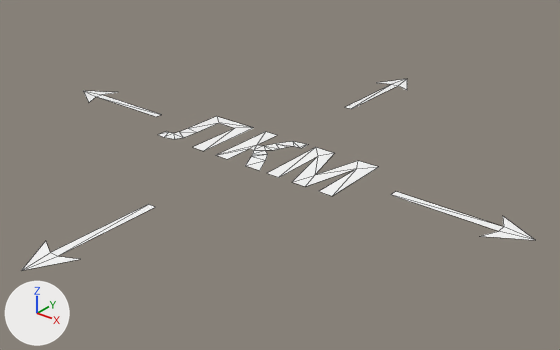
The FBX model Assets/SiberianJam/Assets/Meshes/Tips/SM_LKM.fbx as it was, and as the next commit left it.
One viewpoint serves both versions: a 50 mm lens placed at (1.77, -2.11, 1.25), pointed at (0.08, 0.01, -0.07). The axes (+X, +Y, +Z) are drawn at lower left. The lights are the same throughout. The picture after the commit comes second. Mesh edges are drawn as thin lines. Where no turn or scale is listed for an object, it has been applied to the vertices.

Objects in the first picture: 'SM_LKM'.
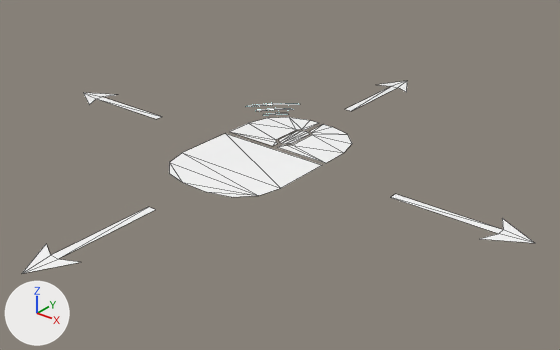
Pixel boxes [x1, y1, x2, y2] of what changed, in the pictures (560 x 350 px; the box of a moved part takes in the faces that stretch with it):
'SM_LKM', reshaped, moved: before [21, 79, 535, 271]; after [22, 81, 535, 273]
part 1 of me_mesh, moved or reshaped: before [84, 91, 162, 117]; after [84, 93, 161, 119]
part 2 of me_mesh, moved or reshaped: before [391, 192, 535, 240]; after [390, 194, 535, 243]
part 3 of me_mesh, moved or reshaped: before [346, 79, 407, 109]; after [345, 81, 407, 111]
part 4 of me_mesh, moved or reshaped: before [21, 204, 155, 271]; after [22, 207, 155, 273]
part 5 of me_mesh, added: after [230, 117, 318, 146]
part 6 of me_mesh, added: after [278, 124, 352, 163]
part 7 of me_mesh, deleted: before [159, 116, 253, 151]
part 8 of me_mesh, deleted: before [268, 147, 378, 196]
part 9 of me_mesh, moved or reshaped: before [216, 132, 308, 171]; after [169, 103, 321, 197]

The change in detail:
Material 'M_Main_core' (mat_m_main_core) is new.
Its base color is (0.0, 0.0, 0.0) (black #000000).
Its roughness is 0.2.
Its emission color is (0.6, 1.0, 1.0) (cyan #cbffff).
Its emission strength is 3.0.
me_mesh is used by ob_sm_lkm; location (0.0, 0.0, 0.02).
me_mesh had 83 vertices, 69 faces and spanned x -1.09..1.09, y -1.09..1.09, z 0.0.
me_mesh now has 92 vertices, 70 faces and spans x -1.09..1.09, y -1.09..1.09, z 0.01.
me_mesh part 1: the loose piece of 7 vertices spanning x -1.09..-0.58, y -0.09..0.09, z 0.0 is moved by (0.0, 0.0, 0.01).
me_mesh part 2: the loose piece of 7 vertices spanning x 0.58..1.09, y -0.09..0.09, z 0.0 is moved by (0.0, 0.0, 0.01).
me_mesh part 3: the loose piece of 7 vertices spanning x -0.09..0.09, y 0.58..1.09, z 0.0 is moved by (0.0, 0.0, 0.01).
me_mesh part 4: the loose piece of 7 vertices spanning x -0.09..0.09, y -1.09..-0.58, z 0.0 is moved by (0.0, 0.0, 0.01).
me_mesh part 5: a new loose piece of 13 vertices spanning x -0.24..-0.01, y 0.07..0.38, z 0.01, in mat_m_need_power (white #ffffff).
me_mesh part 6: a new loose piece of 13 vertices spanning x 0.01..0.24, y 0.07..0.38, z 0.01, in mat_m_need_power (white #ffffff).
me_mesh part 7: the loose piece of 16 vertices spanning x -0.43..-0.18, y -0.15..0.15, z 0.0 is deleted.
me_mesh part 8: the loose piece of 13 vertices spanning x 0.14..0.43, y -0.15..0.15, z 0.0 is deleted.
Part 9, on me_mesh:
26 vertices are removed from x -0.11..0.11, y -0.15..0.15, z 0.0.
24 faces are deleted.
38 vertices are added at x -0.38..0.24, y -0.38..0.51, z 0.01.
12 new faces join them, mat_m_main_core (black #000000, glowing cyan #cbffff).
16 new faces join them, mat_m_need_power (white #ffffff).
me_mesh gains material mat_m_main_core (black #000000, glowing cyan #cbffff).
Object 'SM_LKM' (ob_sm_lkm) moves from (0.0, 0.0, 0.02) to (0.0, 0.0, 0.0).
